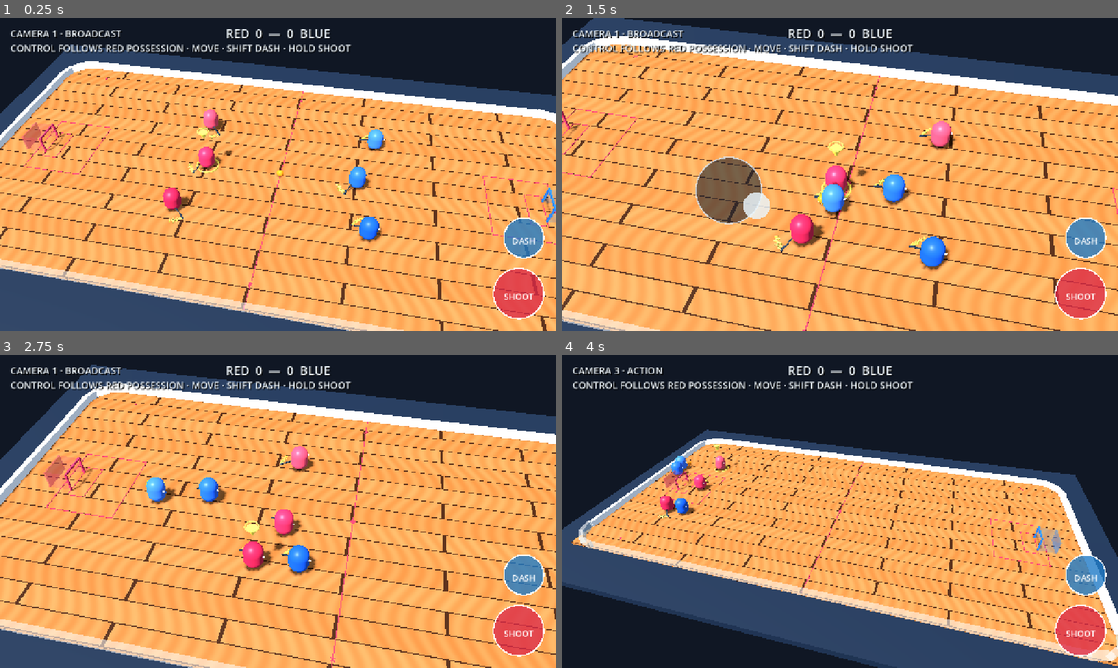
Above: before the commit, frames 1-4 (two rows, left to right).
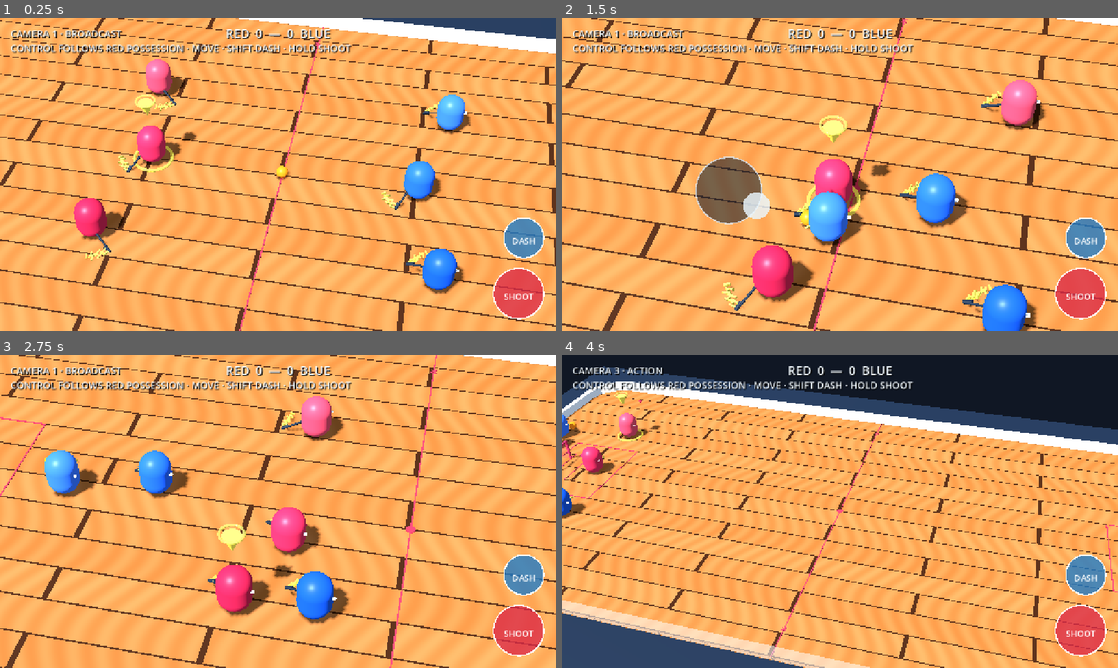
Above: after the commit, the same moments.

Repository: dylanwatsonsoftware/floorball-frenzy-3d
Game: Godot game, scene res://scenes/app/main.tscn
Two runs of this game, one before a commit and one after it. Both use one fixed random seed, a clock stepped at 60 frames per second and the inputs below.
Inputs (mouse positions are in pixels of both pictures, inside the frame that each line leads up to):
- Up to frame 1 (0.25 s): no input
- Up to frame 2 (1.5 s): tap Enter at 0.5 s; move the mouse to (962, 158) at 0.52 s; hold D (move_right) 0.53-1.25 s; tap Shift (dash) at 0.6 s; click (962, 158) at 0.67 s; drag from (728, 190) to (812, 237) at 1.27 s
- Up to frame 3 (2.75 s): move the mouse to (333, 442) at 2.02 s; hold D (move_right) from 2.03 s (still down); tap 1 at 2.1 s
- Up to frame 4 (4 s): release D (move_right) at 2.75 s; drag from (812, 574) to (673, 464) at 2.77 s; move the mouse to (1006, 558) at 3.52 s; hold A (move_left) from 3.53 s (still down); tap 3 at 3.6 s

The runs differ from the first frame. In frame 1, 48% of the frame differs, in the area x 0-100%, y 0-100%; in frame 2, 39%; in frame 3, 43%; in frame 4, 57%, in the area x 0-100%, y 3-100%.

Commit message:
fix: preserve action width across screen orientations

Diff:
--- a/scripts/presentation/greybox_arena.gd
+++ b/scripts/presentation/greybox_arena.gd
@@ -594,6 +594,9 @@
 func _build_camera() -> void:
 	_camera = Camera3D.new()
 	_camera.name = "BroadcastCamera"
+	# Preserve horizontal framing as the browser changes shape. Portrait screens
+	# gain vertical context instead of cropping the rink and its active players.
+	_camera.keep_aspect = Camera3D.KEEP_WIDTH
 	_camera.current = true
 	add_child(_camera)
 
--- a/tests/greybox_scene_test.gd
+++ b/tests/greybox_scene_test.gd
@@ -73,6 +73,9 @@
 	if not camera.current:
 		fail("Broadcast camera must be active by default")
 		return
+	if camera.keep_aspect != Camera3D.KEEP_WIDTH:
+		fail("Broadcast camera must preserve horizontal framing so portrait and landscape screens both fit the action width")
+		return
 	var opponent := scene.get_node("Arena/Opponent")
 	if not opponent.has_method("is_ai_controlled"):
 		fail("Blue opponent must be controlled by the local-match AI")
